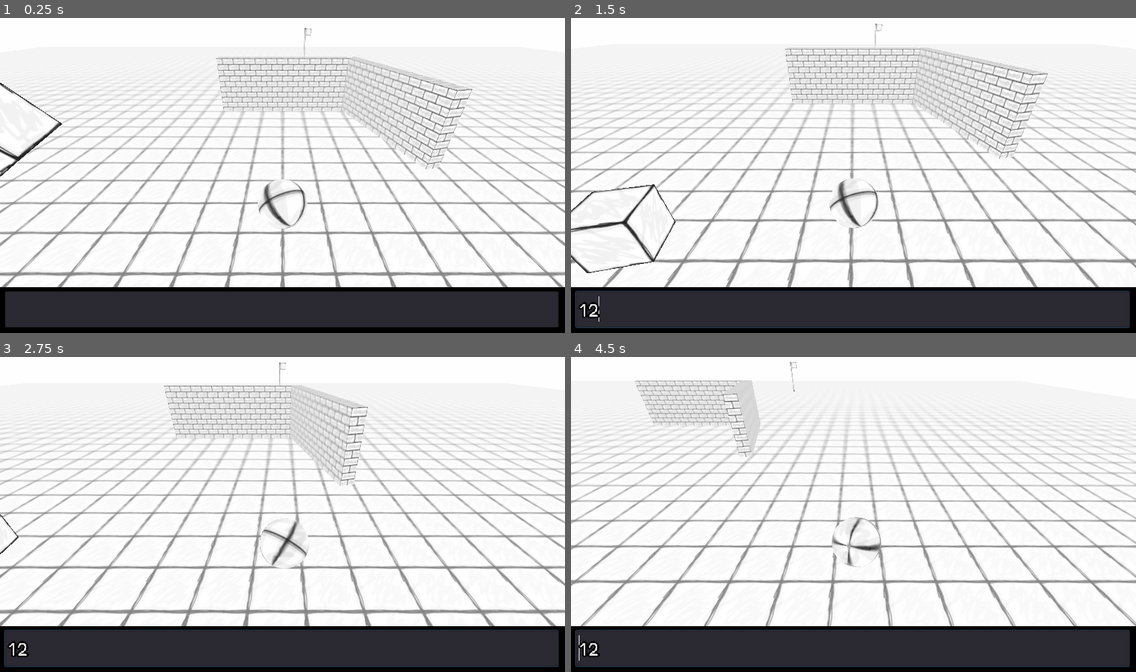
Above: before the commit, frames 1-4 (two rows, left to right).
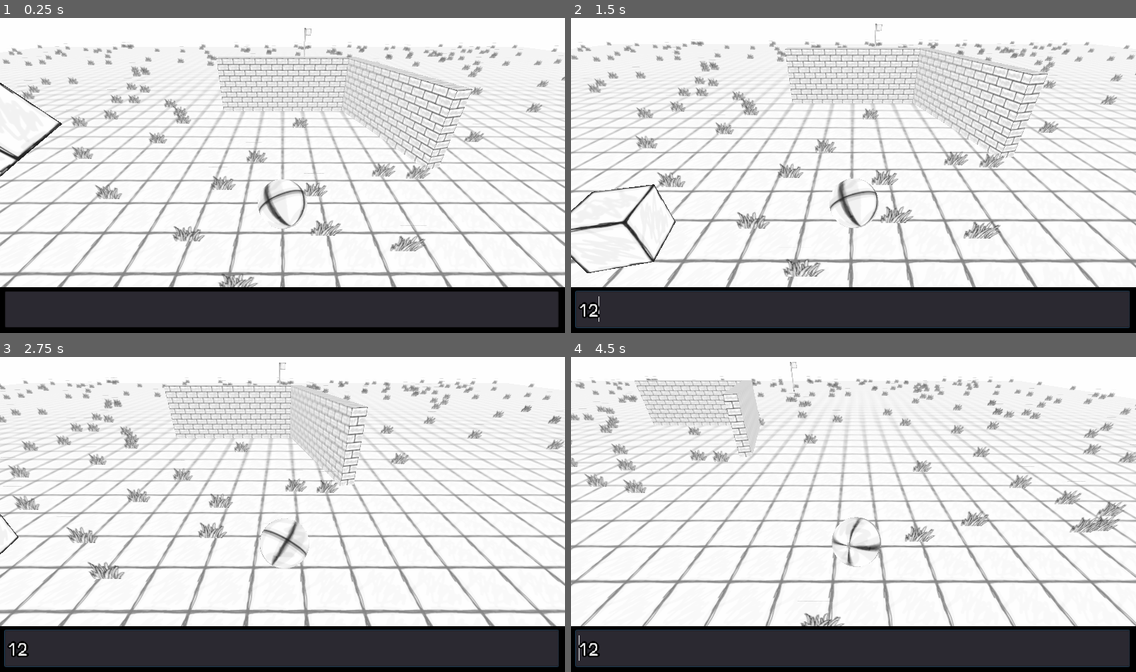
Above: after the commit, the same moments.

Repository: toimisto/rollballgenesis
Game: Godot game, scene res://scenes/Main.tscn
The game is run twice, just before and just after one commit, with the same random seed, the same clock (stepped at 60 frames per second) and the same inputs.
Inputs (mouse positions are in pixels of both pictures, inside the frame that each line leads up to):
- Up to frame 1 (0.25 s): no input
- Up to frame 2 (1.5 s): click (853, 307) at 0.52 s; type "12" at 0.6 s; hold Right (ui_right) from 1.28 s (still down)
- Up to frame 3 (2.75 s): release Right (ui_right) at 2.03 s; hold Down (ui_down) from 2.03 s (still down)
- Up to frame 4 (4.5 s): release Down (ui_down) at 2.78 s; hold Right (ui_right) 2.78-3.53 s; hold Up (ui_up) 3.53-4.28 s; hold Left (ui_left) from 4.28 s (still down)

The runs differ from the first frame. In frame 1, 3.5% of the frame differs, in the area x 0-100%, y 7-86%; in frame 2, 3.6%; in frame 3, 3.2%; in frame 4, 3.8%, in the area x 0-100%, y 6-86%.

Commit message:
added grass

Diff:
--- /dev/null
+++ b/scenes/Grass.tscn
@@ -0,0 +1,9 @@
+[gd_scene load_steps=2 format=2]
+
+[ext_resource path="res://assets/textures/grass.png" type="Texture" id=1]
+
+[node name="Grass" type="Spatial"]
+
+[node name="Sprite3D" type="Sprite3D" parent="."]
+transform = Transform( 1, 0, 0, 0, 1, 0, 0, 0, 1, 0, 0.77755, 0 )
+texture = ExtResource( 1 )
--- a/scenes/Level.tscn
+++ b/scenes/Level.tscn
@@ -1,14 +1,15 @@
-[gd_scene load_steps=20 format=2]
+[gd_scene load_steps=21 format=2]
 
 [ext_resource path="res://scripts/Level.gd" type="Script" id=1]
-[ext_resource path="res://assets/textures/box.png" type="Texture" id=2]
-[ext_resource path="res://assets/textures/floor.png" type="Texture" id=3]
-[ext_resource path="res://scenes/Shinji.tscn" type="PackedScene" id=4]
-[ext_resource path="res://scripts/Shinji.gd" type="Script" id=5]
-[ext_resource path="res://scripts/Camera2D.gd" type="Script" id=6]
-[ext_resource path="res://scripts/Camera.gd" type="Script" id=7]
-[ext_resource path="res://scenes/Goal.tscn" type="PackedScene" id=8]
-[ext_resource path="res://assets/textures/wall.png" type="Texture" id=9]
+[ext_resource path="res://scenes/Grass.tscn" type="PackedScene" id=2]
+[ext_resource path="res://assets/textures/box.png" type="Texture" id=3]
+[ext_resource path="res://assets/textures/floor.png" type="Texture" id=4]
+[ext_resource path="res://scenes/Shinji.tscn" type="PackedScene" id=5]
+[ext_resource path="res://scripts/Shinji.gd" type="Script" id=6]
+[ext_resource path="res://scripts/Camera2D.gd" type="Script" id=7]
+[ext_resource path="res://scripts/Camera.gd" type="Script" id=8]
+[ext_resource path="res://scenes/Goal.tscn" type="PackedScene" id=9]
+[ext_resource path="res://assets/textures/wall.png" type="Texture" id=10]
 
 [sub_resource type="Environment" id=1]
 background_mode = 1
@@ -53,6 +54,7 @@
 
 [node name="Level" type="Spatial"]
 script = ExtResource( 1 )
+Grass = ExtResource( 2 )
 
 [node name="WorldEnvironment" type="WorldEnvironment" parent="."]
 environment = SubResource( 1 )
--- a/scripts/Level.gd
+++ b/scripts/Level.gd
@@ -1,15 +1,24 @@
 extends Spatial
 
+export (PackedScene) var Grass
 
 var SAFESPACE = {}
 
 # Called when the node enters the scene tree for the first time.
 func _ready():
     SAFESPACE["Shinji"] = $Shinji.get_global_transform()
+    toggle_grass(true)
 
 # Called every frame. 'delta' is the elapsed time since the previous frame.
 func _process(delta):
     pass
+
+func toggle_grass(toggle):
+    if toggle:
+        for i in range(500):
+            var grass = Grass.instance()
+            add_child(grass)
+            grass.set_global_transform(Transform(Vector3(1,0,0),Vector3(0,1,0),Vector3(0,0,1),Vector3(randf()*150-75,0,randf()*150-75)))
 
 func select_dimension(dimension):
     if dimension == 2:
Binary file added: assets/textures/grass.png
Not shown, added: assets/textures/grass.png.import
Not shown: 4 places in scenes/Level.tscn that only renumber resources
